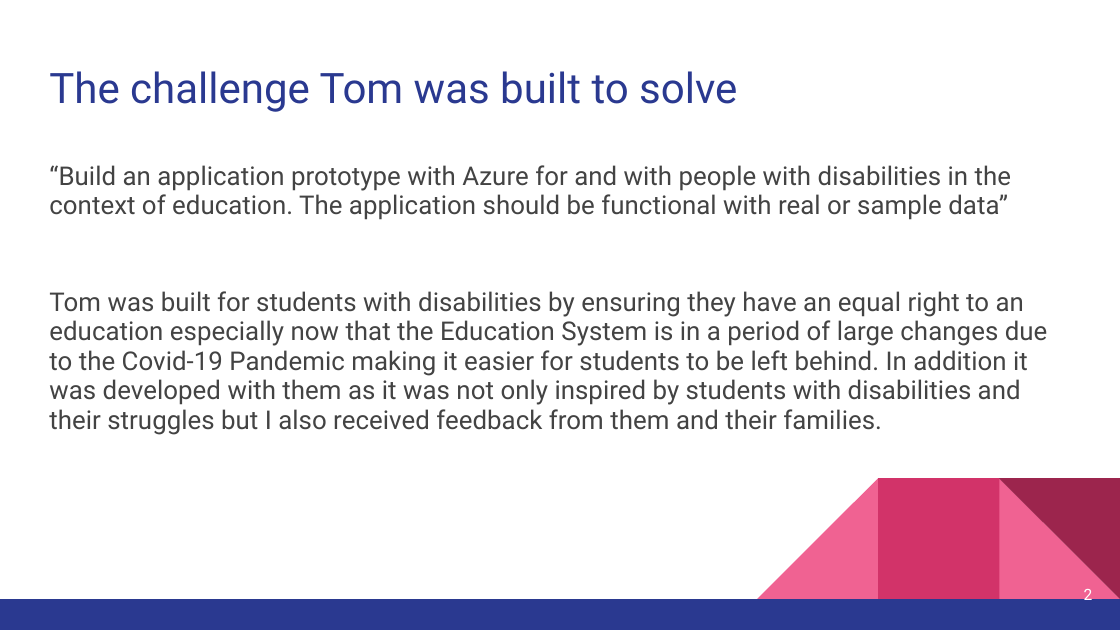
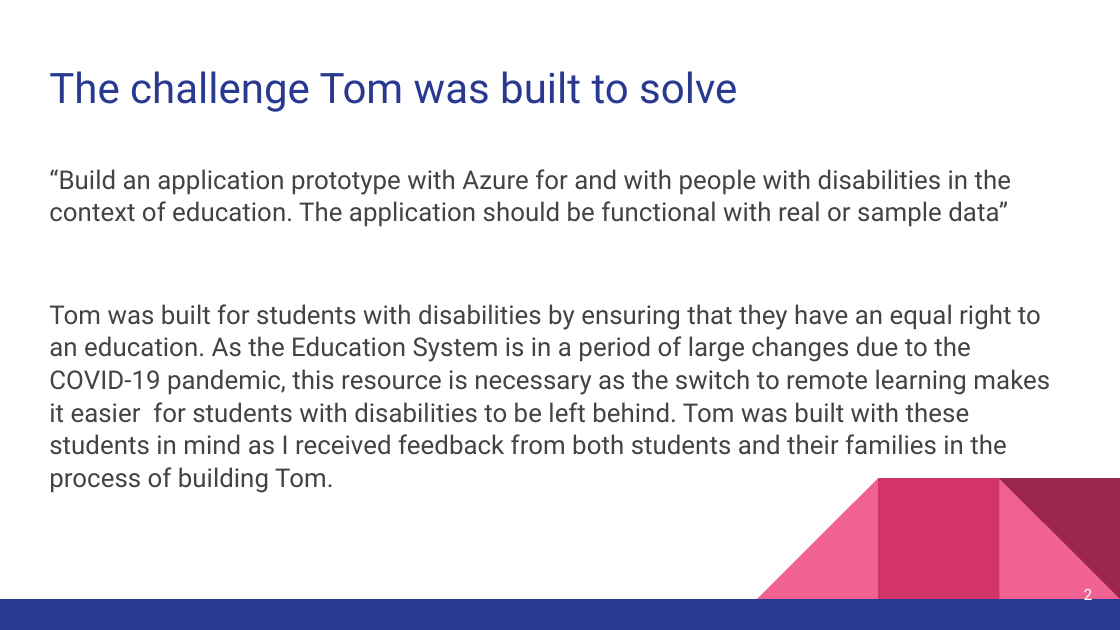
Before and after one commit to Bracciata/TomIEPBot, a slide deck: slide 2 of Resources/PresentationMaterials/Tom the IEP Assistant.pptx. Drawn at 1120x630 pixels with LibreOffice and Linux fonts; fonts in the diff are those of the drawing. Boxes give left, top, right and bottom in pixels: in the first picture for what was removed or moved away, otherwise in the second. Text is boxed around its words. In the diff, an @@ line names an element or a change of style, - is before the commit and + after.

```diff
--- a/Resources/PresentationMaterials/Tom the IEP Assistant.pptx
+++ b/Resources/PresentationMaterials/Tom the IEP Assistant.pptx
@@ text at (49, 169, 1011, 227): line spacing 0.95 to 1.05 @@
@@ text at (49, 304, 1050, 493): text changed @@
-Tom was built for students with disabilities by ensuring they have an equal right to an education especially now that the Education System is in a period of large changes due to the Covid-19 Pandemic making it easier for students to be left behind. In addition it was developed with them as it was not only inspired by students with disabilities and their struggles but I also received feedback from them and their families.
+Tom was built for students with disabilities by ensuring that they have an equal right to an education. As the Education System is in a period of large changes due to the COVID-19 pandemic, this resource is necessary as the switch to remote learning makes it easier for students with disabilities to be left behind. Tom was built with these students in mind as I received feedback from both students and their families in the process of building Tom.
```
Also in this commit, not shown: 6 other slides changed, 2 other files.
